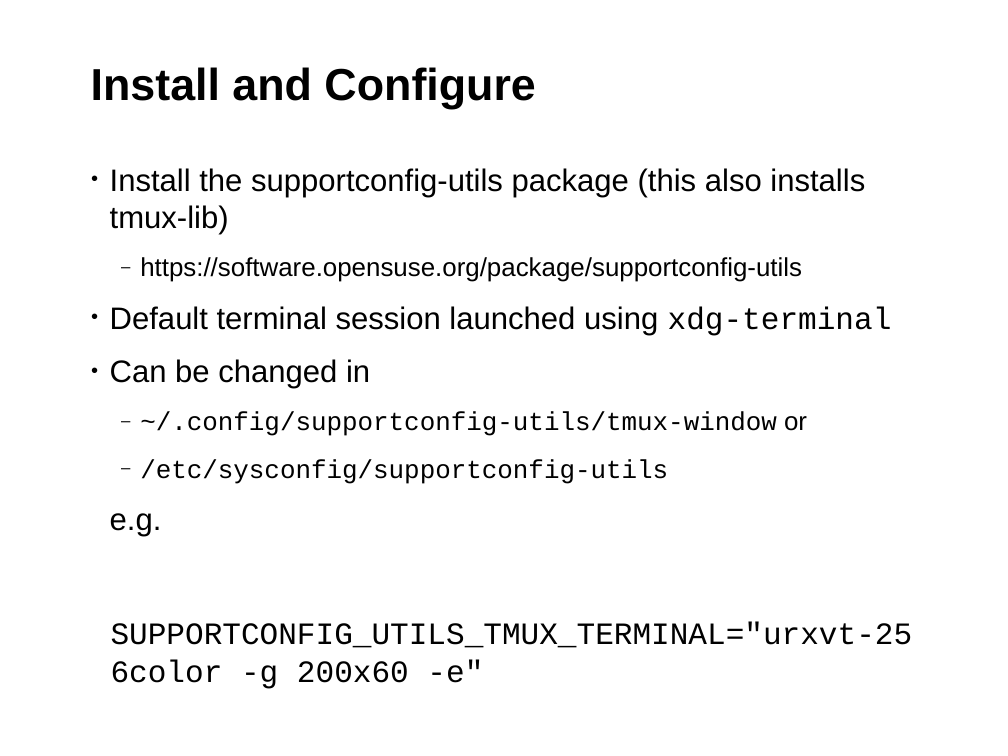
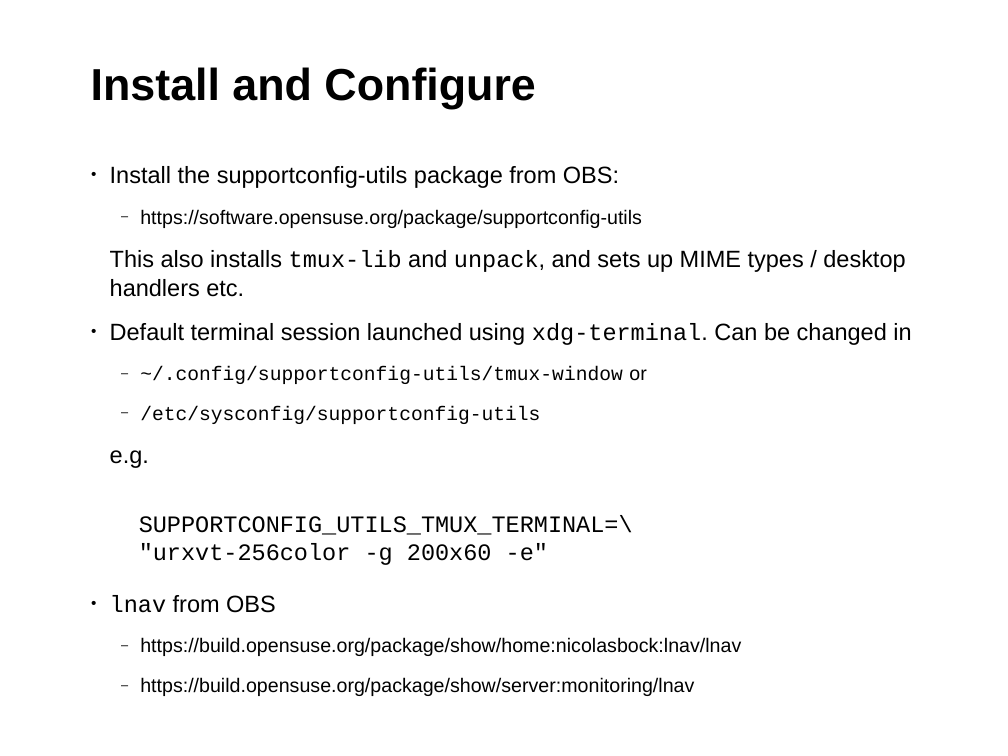
Before and after one commit to sayalilunkad/supportconfig-utils-slides, a slide deck: slide 10 of presentation.odp (slide 4 before the commit). Drawn at 1008x756 pixels with LibreOffice and Linux fonts; fonts in the diff are those of the drawing; background and template pictures are left out. Boxes give left, top, right and bottom in pixels: in the first picture for what was removed or moved away, otherwise in the second. Text is boxed around its words. In the diff, an @@ line names an element or a change of style, - is before the commit and + after.

```diff
--- a/presentation.odp
+++ b/presentation.odp
@@ text at (110, 166, 619, 188): text changed; size 22.2 to 16.8 pt @@
-• Install the supportconfig-utils package (this also installs tmux-lib)
+• Install the supportconfig-utils package from OBS:
@@ text at (110, 209, 646, 468): size 18.5 to 14 pt in "https://software.opensuse.org/package/supportconfig-utils", "~/.config/supportconfig-utils/tmux-window or", "/etc/sysconfig/supportconfig-utils"; size 22.2 to 16.8 pt in "e.g." @@
@@ text at (110, 250, 911, 345): text changed; size 22.2 to 16.8 pt @@
-• Default terminal session launched using xdg-terminal
-• Can be changed in
+This also installs tmux-lib and unpack, and sets up MIME types / desktop handlers etc.
+• Default terminal session launched using xdg-terminal. Can be changed in
@@ text at (110, 515, 741, 696): text changed; size 22.2 to 14 pt; font Courier New to Arial @@
-SUPPORTCONFIG_UTILS_TMUX_TERMINAL="urxvt-256color -g 200x60 -e"
+SUPPORTCONFIG_UTILS_TMUX_TERMINAL=\
+"urxvt-256color -g 200x60 -e"
+• lnav from OBS
+  ‒ https://build.opensuse.org/package/show/home:nicolasbock:lnav/lnav
+  ‒ https://build.opensuse.org/package/show/server:monitoring/lnav
```
Also in this commit, not shown: 6 other slides changed, 5 slides added, 2 slides removed, 2 other files.
